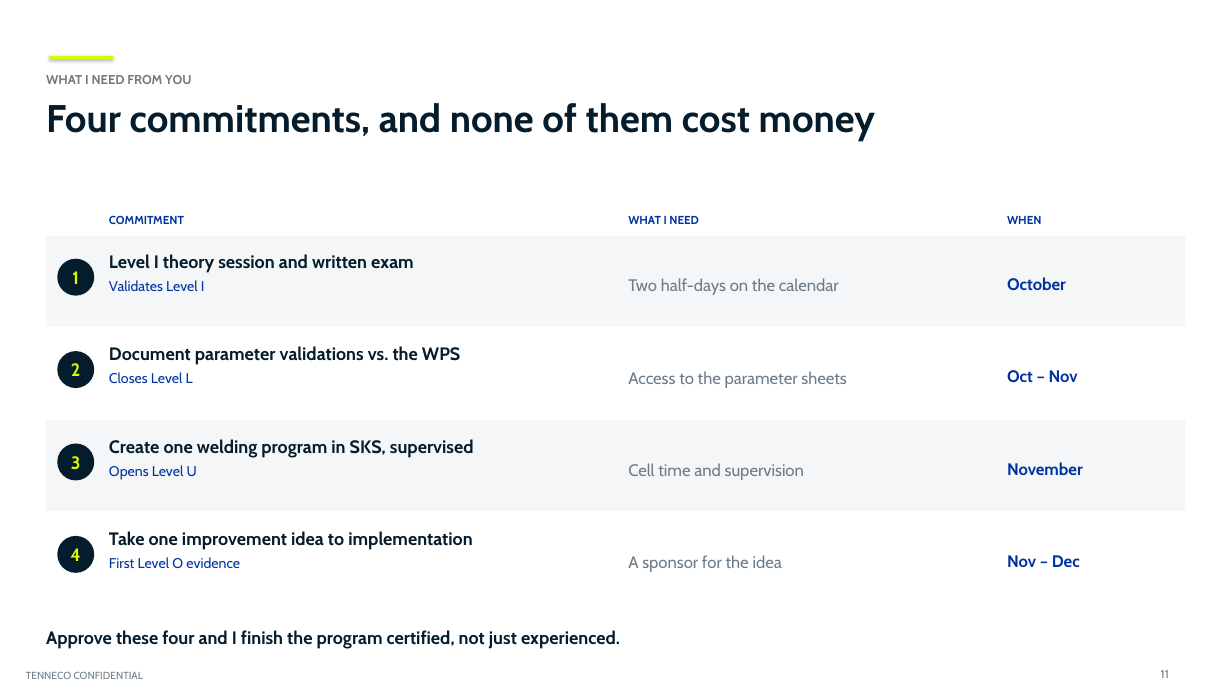
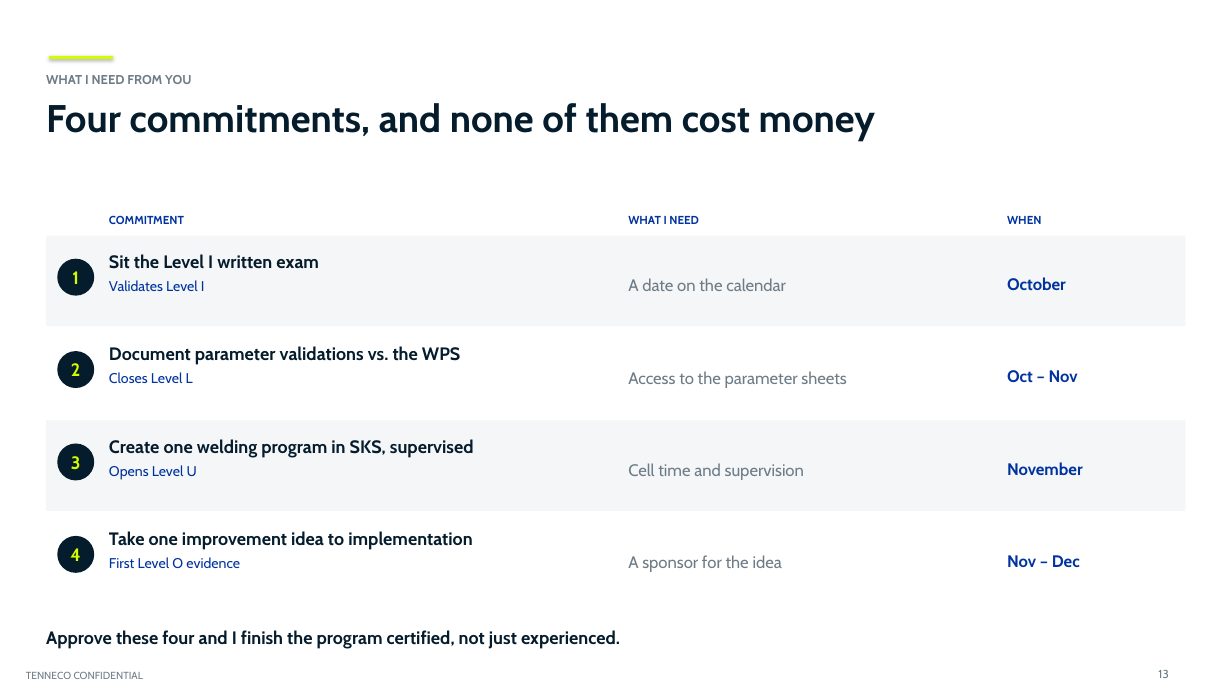
Before and after one commit to adaircarried/Claude-Design, a slide deck: slide 13 of presentations/Tenneco_Intern_Project_Diego_de_Leon.pptx (slide 11 before the commit). Drawn at 1232x693 pixels with LibreOffice and Linux fonts; fonts in the diff are those of the drawing; background and template pictures are left out. Boxes give left, top, right and bottom in pixels: in the first picture for what was removed or moved away, otherwise in the second. Text is boxed around its words. In the diff, an @@ line names an element or a change of style, - is before the commit and + after.

```diff
--- a/presentations/Tenneco_Intern_Project_Diego_de_Leon.pptx
+++ b/presentations/Tenneco_Intern_Project_Diego_de_Leon.pptx
@@ text at [109,254,319,269]: text changed @@
-Level I theory session and written exam
+Sit the Level I written exam
@@ text at [628,278,786,291]: text changed @@
-Two half-days on the calendar
+A date on the calendar
@@ text at [1158,670,1168,678]: text changed @@
-11
+13
```
Also in this commit, not shown: 8 other slides changed, 2 slides added, 6 other files.
